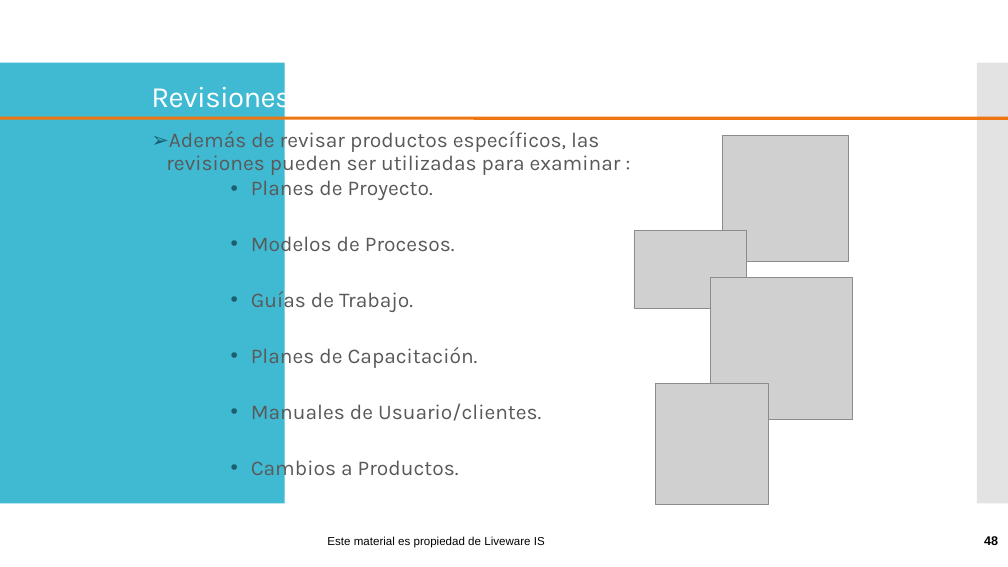
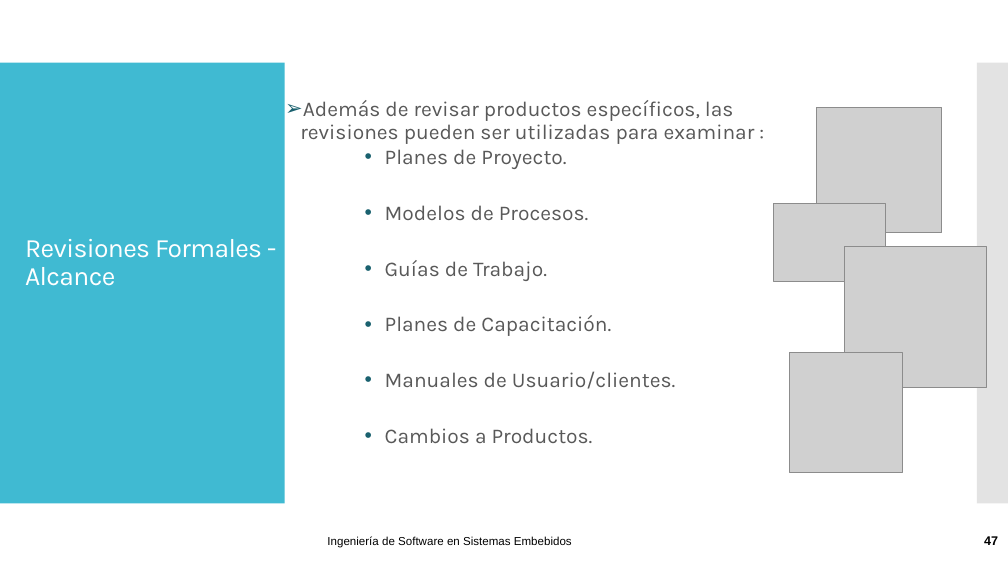
Before and after one commit to vvalotto/IS-en-Sistemas-Embebidos, a slide deck: slide 47 of 07 - IS - Calidad .pptx (slide 48 before the commit). Drawn at 1008x567 pixels with LibreOffice and Linux fonts; fonts in the diff are those of the drawing; grey boxes stand for pictures; background and template pictures are left out. Boxes give left, top, right and bottom in pixels: in the first picture for what was removed or moved away, otherwise in the second. Text is boxed around its words. In the diff, an @@ line names an element or a change of style, - is before the commit and + after.

```diff
--- a/07 - IS - Calidad .pptx
+++ b/07 - IS - Calidad .pptx
@@ line removed from (0, 118) to (1008, 118) @@
@@ picture moved from (x1=723, y1=136, x2=848, y2=262) to (x1=817, y1=107, x2=942, y2=233) @@
@@ picture moved from (x1=634, y1=231, x2=746, y2=309) to (x1=774, y1=203, x2=885, y2=281) @@
@@ title "Revisiones Formales - Alcance" moved from (x1=151, y1=80, x2=290, y2=114) to (x1=25, y1=239, x2=262, y2=286) @@
@@ title "Revisiones Formales - Alcance" at (x1=25, y1=239, x2=262, y2=286): size 28 to 25.2 pt @@
@@ 2 pictures, 1 text moved together from (x1=166, y1=128, x2=853, y2=504) to (x1=300, y1=100, x2=987, y2=473) @@
@@ text at (x1=327, y1=536, x2=572, y2=548): text changed @@
-Este material es propiedad de Liveware IS
+Ingeniería de Software en Sistemas Embebidos
@@ page number at (x1=984, y1=536, x2=998, y2=545): text changed @@
-48
+47
```
Also in this commit, not shown: 48 other slides changed, 1 slide added, 2 slides removed, 4 other files.
